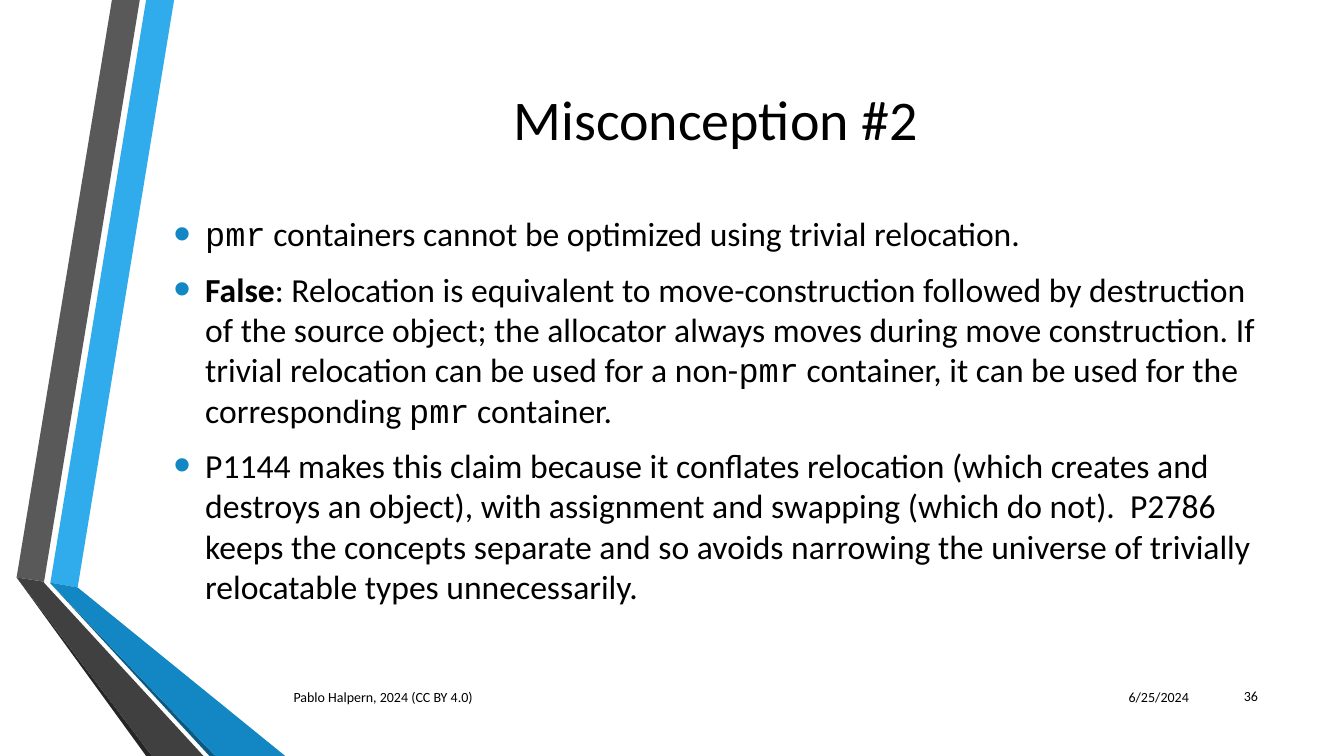
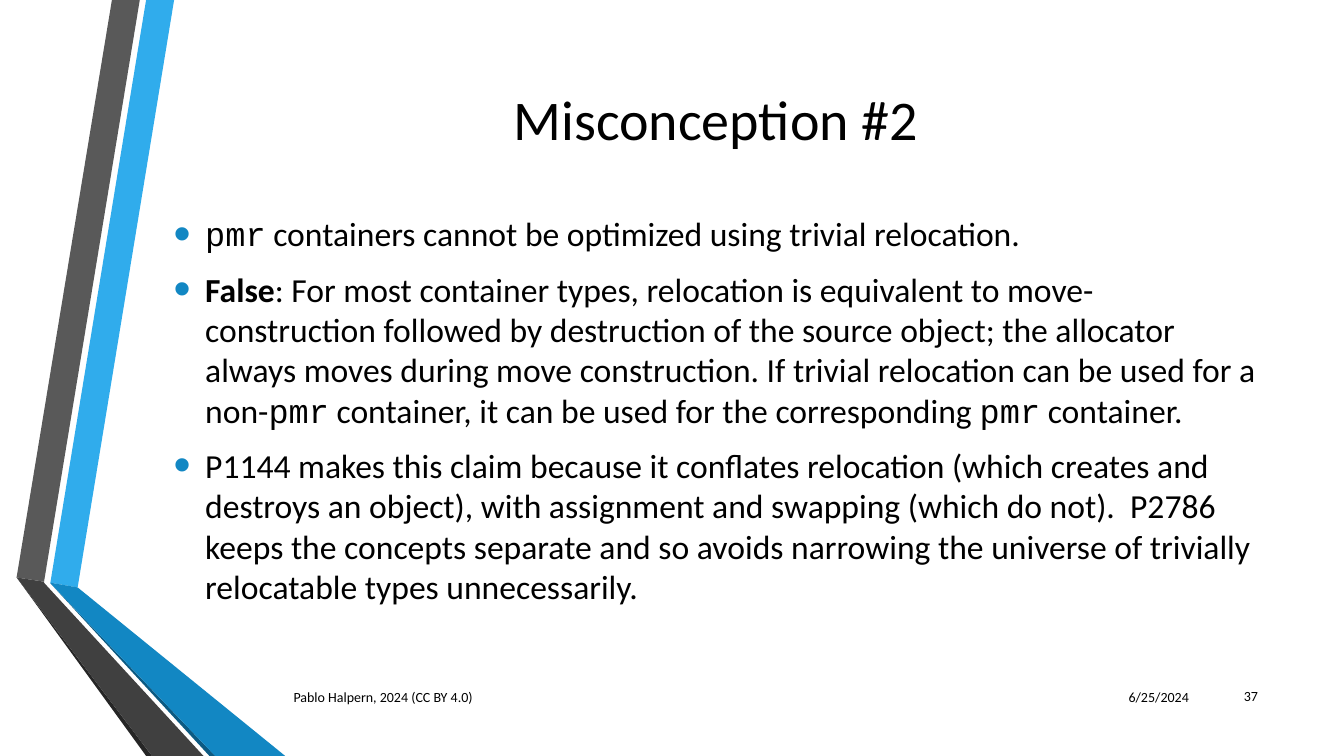
Before and after one commit to phalpern/WG21-halpern, a slide deck: slide 37 of relocate/Trivial Relocation - St. Louis 06-2024.pptx (slide 36 before the commit). Drawn at 1344x756 pixels with LibreOffice and Linux fonts; fonts in the diff are those of the drawing; background and template pictures are left out. Boxes give left, top, right and bottom in pixels: in the first picture for what was removed or moved away, otherwise in the second. Text is boxed around its words. In the diff, an @@ line names an element or a change of style, - is before the commit and + after.

```diff
--- a/relocate/Trivial Relocation - St. Louis 06-2024.pptx
+++ b/relocate/Trivial Relocation - St. Louis 06-2024.pptx
@@ text at bbox=[205, 278, 1255, 430]: text changed @@
-• False: Relocation is equivalent to move-construction followed by destruction of the source object; the allocator always moves during move construction. If trivial relocation can be used for a non-pmr container, it can be used for the corresponding pmr container.
+• False: For most container types, relocation is equivalent to move-construction followed by destruction of the source object; the allocator always moves during move construction. If trivial relocation can be used for a non-pmr container, it can be used for the corresponding pmr container.
@@ page number at bbox=[1244, 692, 1258, 701]: text changed @@
-36
+37
```
Also in this commit, not shown: 18 other slides changed, 1 slide added.
